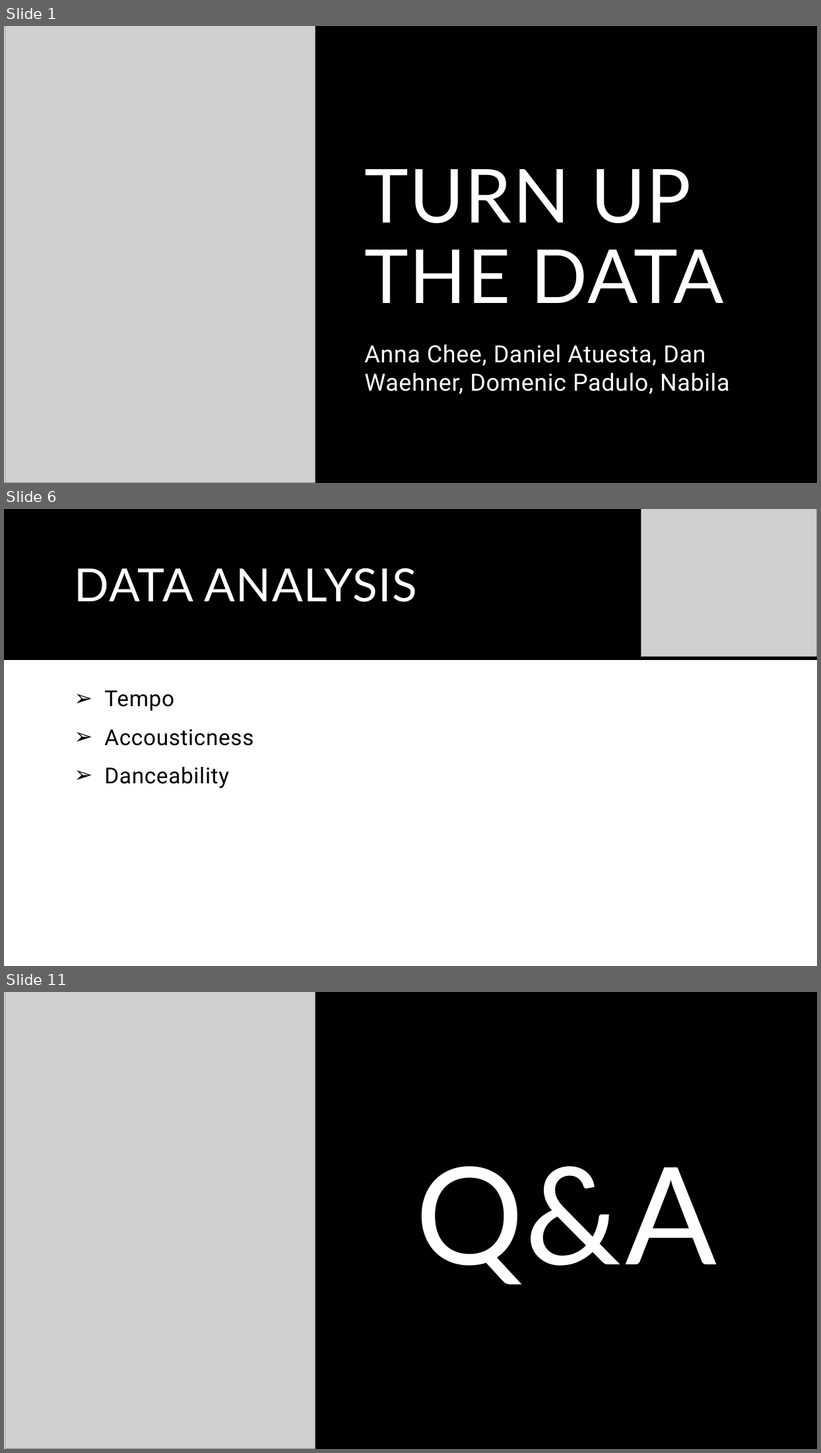
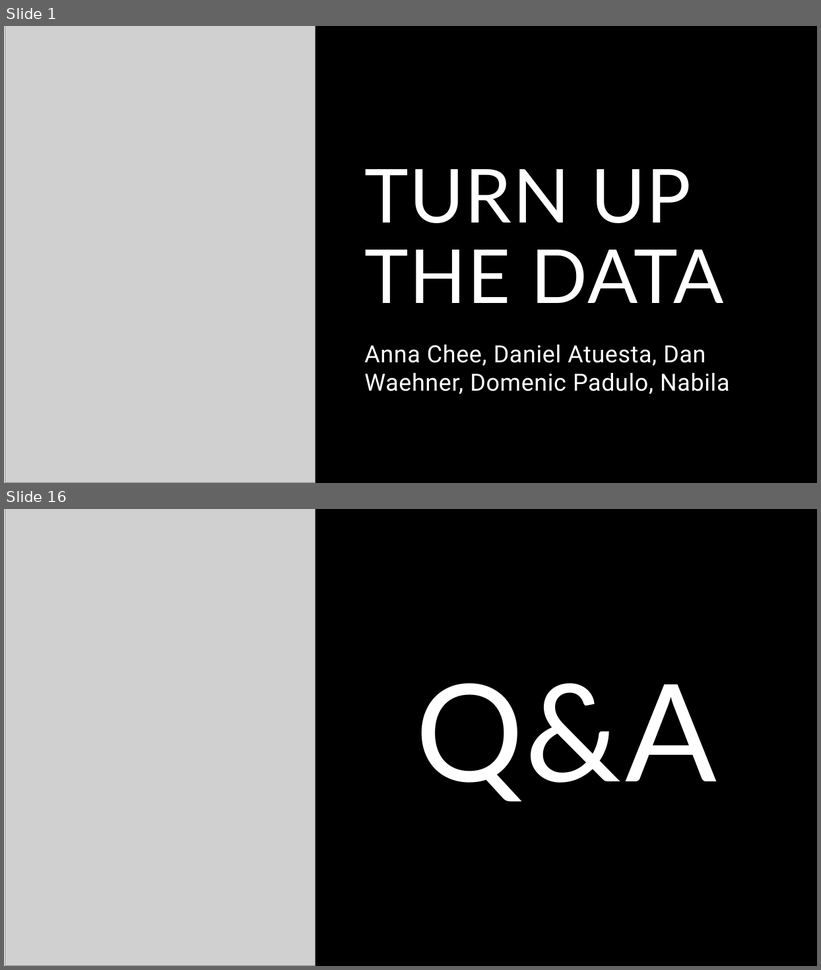
Before and after one commit to shchee5/TurnUptheData, a slide deck: Turn Up The Data.pptx. Shown one above the other, each under a label of ours: slides 1, 6 and 11 before the commit, slides 1 and 16 after it; the slides between them are not shown. The pictures are 821x1453 and 821x970 pixels, drawn with LibreOffice and Linux fonts; fonts in the diff are those of the drawing; grey boxes stand for pictures. Boxes give left, top, right and bottom in pixels: in the first picture for what was removed or moved away, otherwise in the second. Text is boxed around its words. In the diff, an @@ line names an element or a change of style, - is before the commit and + after.

```diff
--- a/Turn Up The Data.pptx
+++ b/Turn Up The Data.pptx
@@ slide 6 removed at <box>4,509,817,966</box>, background #FFFFFF @@
@@ rectangle removed at <box>4,509,817,660</box> @@
@@ picture removed at <box>642,509,817,657</box> @@
@@ title removed at <box>74,568,416,602</box> @@
-DATA ANALYSIS
@@ text removed at <box>104,691,253,788</box> @@
-➢ Tempo
-➢ Accousticness
-➢ Danceability
@@ what was slide 11 is now slide 16 @@
```
Also in this commit, not shown: 6 slides changed, 8 slides added, 2 other slides removed.
